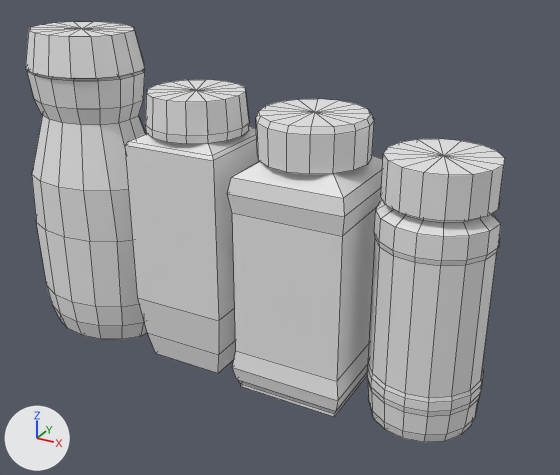
Two versions of the FBX model Objects/Coffee/Coffee.fbx, one commit apart.
Before and after are seen from a camera (50 mm lens) standing at (0.293, -0.317, 0.156) and looking at (0.117, 0.004, -0.005). The lights are fixed; the arrows at lower left show +X, +Y and +Z. Mesh edges are drawn as thin lines. Where no turn or scale is listed for an object, it has been applied to the vertices.

In view in the first picture: 'Maxwell House', 'Nescafe', 'Red Mountain', 'Sainsbury'.
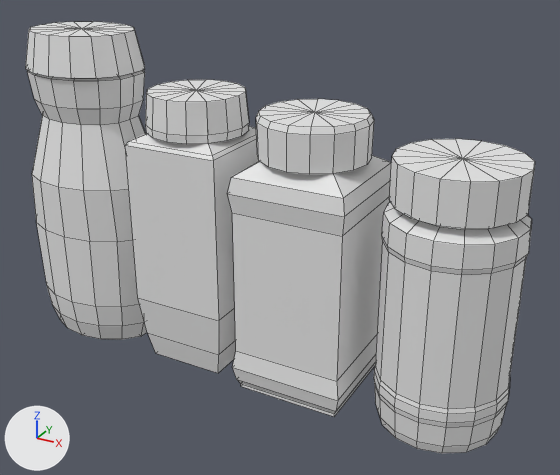
Where the change shows, as pixel boxes (x1, y1, x2, y2) in the pictures (560 x 475 px):
'Maxwell House', moved, rescaled (17% wider): before (367, 139, 505, 442); after (374, 139, 535, 454)

Patch to the scene script:
```diff
--- a/Objects/Coffee/Coffee.fbx.py
+++ b/Objects/Coffee/Coffee.fbx.py
@@ ob_maxwell_house @@
 ob_maxwell_house = bpy.data.objects.new('Maxwell House', me_cylinder_010)
-ob_maxwell_house.location = (0.2, 0.0, 0.0431)
-ob_maxwell_house.scale = (0.026, 0.026, 0.01)
+ob_maxwell_house.location = (0.2085, 0.0, 0.0431)
+ob_maxwell_house.scale = (0.0301, 0.0301, 0.01)
```
